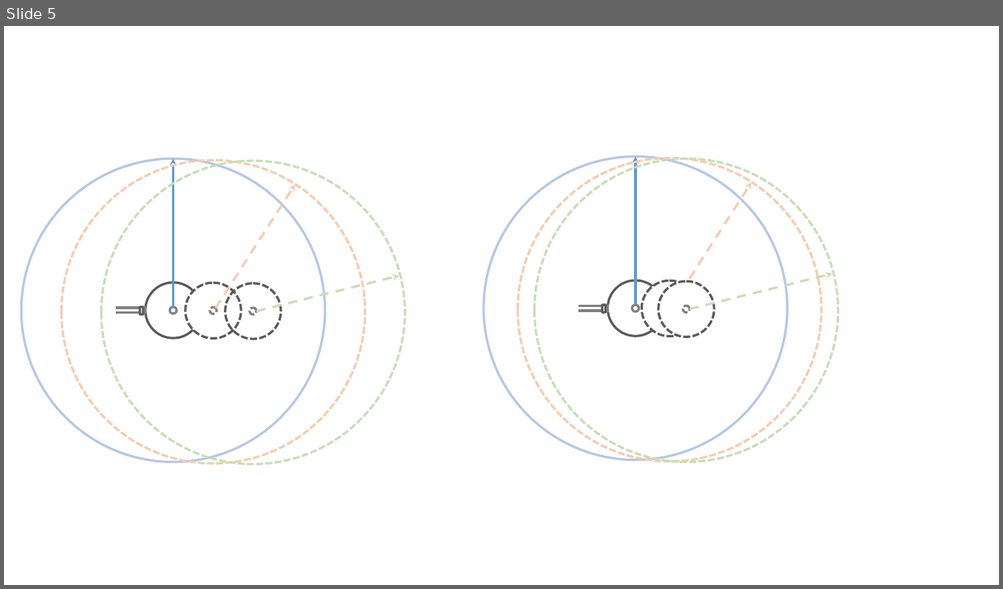
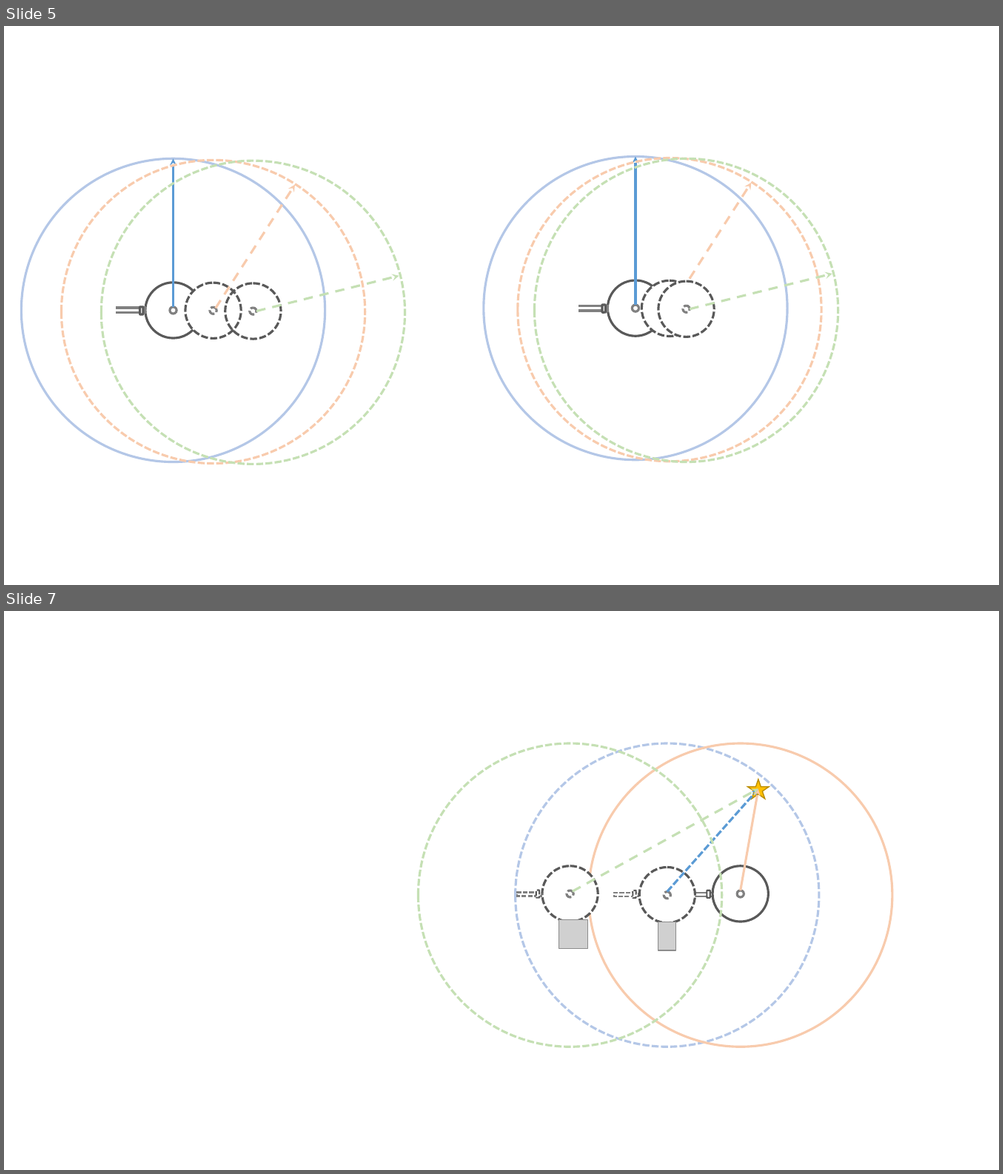
Before and after one commit to Kang-YC/my_backup, a slide deck: 示意图.pptx. Shown one above the other, each under a label of ours: slide 5 before the commit, slides 5 and 7 after it; the slides between them are not shown. The pictures are 1003x589 and 1003x1174 pixels, drawn with LibreOffice and Linux fonts; fonts in the diff are those of the drawing; grey boxes stand for pictures; background and template pictures are left out. Boxes give left, top, right and bottom in pixels: in the first picture for what was removed or moved away, otherwise in the second. Text is boxed around its words. In the diff, an @@ line names an element or a change of style, - is before the commit and + after.

```diff
--- a/示意图.pptx
+++ b/示意图.pptx
@@ slide 7 added at box(4, 611, 999, 1170), background #FFFFFF @@
@@ ellipse added at box(588, 743, 892, 1048), outline #F8CBAD 2.25 pt @@
@@ star added at box(748, 780, 769, 799), fill #FFC000, outline #BD8E00 1 pt @@
@@ group added at box(418, 743, 758, 1048): 3 ellipses, 1 arrow @@
@@ group added at box(515, 743, 819, 1048): 3 ellipses, 1 rectangle, 1 arrow @@
@@ arrow added from (740, 891) to (758, 789), #F8CBAD 2.25 pt @@
@@ ellipse added at box(713, 866, 768, 922), fill #FFFFFF, outline #595959 2.25 pt @@
@@ rectangle added at box(518, 892, 542, 896), outline #808080 1.5 pt dashed @@
@@ rounded rectangle added at box(536, 890, 539, 897), fill #FFFFFF, outline #595959 1.5 pt dashed @@
@@ rectangle added at box(614, 893, 638, 897), outline #808080 1.5 pt dashed @@
@@ rounded rectangle added at box(633, 891, 636, 898), fill #FFFFFF, outline #595959 1.5 pt dashed @@
@@ rectangle added at box(654, 891, 657, 900), fill #FFFFFF, outline #FFFFFF 2.25 pt @@
@@ rectangle added at box(687, 890, 691, 898), fill #FFFFFF, outline #FFFFFF 2.25 pt @@
@@ rectangle added at box(688, 893, 712, 897), outline #808080 1.5 pt @@
@@ rounded rectangle added at box(707, 891, 710, 898), fill #FFFFFF, outline #595959 1.5 pt @@
@@ ellipse added at box(737, 891, 743, 897), outline #808080 2.25 pt @@
@@ picture added at box(558, 920, 587, 949) @@
@@ picture added at box(658, 922, 676, 951) @@
```
Also in this commit, not shown: 1 slide changed, 1 other file.
